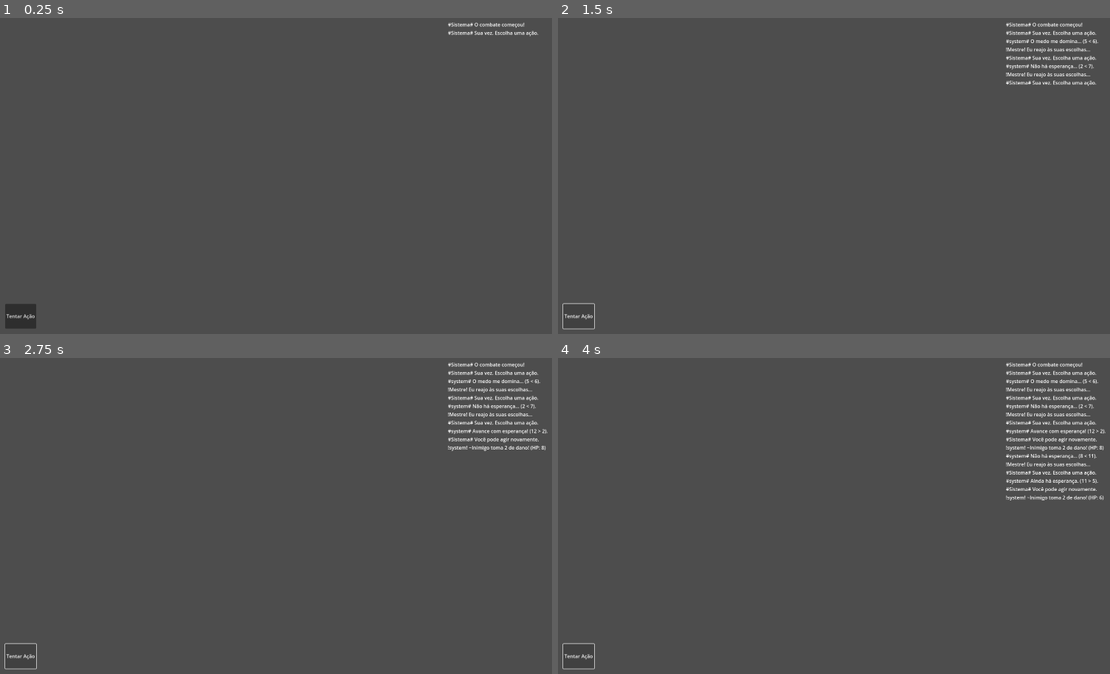
Above: before the commit, frames 1-4 (two rows, left to right).
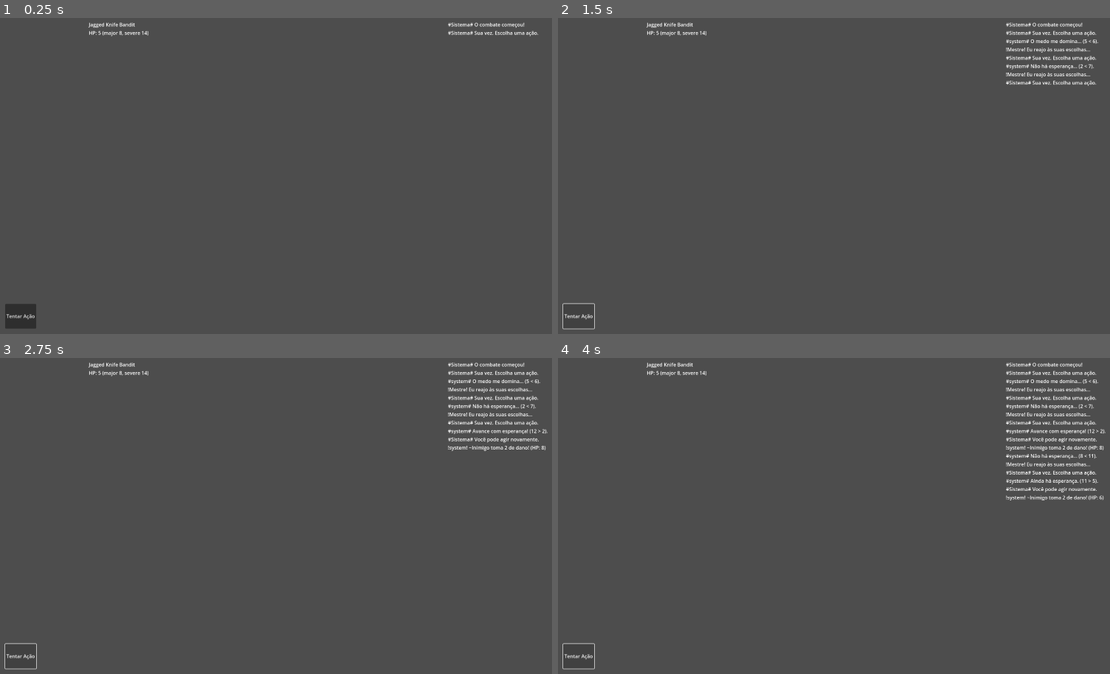
Above: after the commit, the same moments.

Repository: lucsantunes/daggerheart
Game: Godot game, scene res://scenes/CombatScene.tscn
The game is run twice, just before and just after one commit, with the same random seed, the same clock (stepped at 60 frames per second) and the same inputs. The project has no main scene, so this scene is started directly.
Inputs:
- Up to frame 1 (0.25 s): no input
- Up to frame 2 (1.5 s): click "Tentar Ação" at 0.5 s; click "Tentar Ação" at 1.25 s
- Up to frame 3 (2.75 s): click "Tentar Ação" at 2 s
- Up to frame 4 (4 s): tap Enter at 2.75 s; tap L at 2.85, 3.6 s; tap Space at 3.5 s

The runs differ from the first frame. In frame 1, 0.2% of the frame differs, in the area x 16-27%, y 1-6%; in frame 2, 0.2%; in frame 3, 0.2%; in frame 4, 0.2%.

Commit message:
Add monster translation files and CSV import configuration; implement enemy spawning in combat scene for enhanced gameplay dynamics.

Diff:
--- a/scripts/combat_scene.gd
+++ b/scripts/combat_scene.gd
@@ -23,6 +23,9 @@
 	print("[CombatScene] Ready. Signals connected.")
 	# Ensure we start AFTER connections are made
 	turn_manager.start_player_turn()
+
+	# Spawn initial enemy (Bandit)
+	enemy_party.spawn_monster("jagged_knife_bandit")
 
 func _on_player_turn_started() -> void:
 	action_panel.set_buttons_enabled(true)
--- a/scripts/enemy_party.gd
+++ b/scripts/enemy_party.gd
@@ -2,3 +2,11 @@
 
 func _ready():
 	print("[EnemyParty] Ready.")
+
+
+func spawn_monster(monster_id: String) -> Node:
+	var monster := preload("res://scripts/monster_character.gd").new()
+	monster.monster_id = monster_id
+	add_child(monster)
+	print("[EnemyParty] Spawned monster id:", monster_id)
+	return monster
--- /dev/null
+++ b/scripts/monster_character.gd
@@ -0,0 +1,58 @@
+extends VBoxContainer
+
+# Minimal display + state for a monster instance
+@export var monster_id: String = ""
+
+var data: Dictionary = {}
+var current_hp: int = 0
+var current_stress: int = 0
+
+@onready var name_label := Label.new()
+@onready var hp_label := Label.new()
+@onready var database_monsters: Node = get_node("/root/DatabaseMonsters")
+
+func _ready():
+	if monster_id == "":
+		push_warning("[MonsterCharacter] monster_id not set")
+		return
+
+	data = database_monsters.get_monster(monster_id)
+	if data.is_empty():
+		push_error("[MonsterCharacter] Data not found for id: %s" % monster_id)
+		return
+
+	current_hp = data.hp_max
+	current_stress = data.stress_max
+
+	name_label.text = data.name
+	name_label.autowrap_mode = TextServer.AUTOWRAP_WORD_SMART
+	add_child(name_label)
+
+	add_child(hp_label)
+	_refresh_hp_text()
+
+	tooltip_text = _build_tooltip()
+	print("[MonsterCharacter] Spawned:", data.name, " HP:", current_hp)
+
+
+func _refresh_hp_text():
+	var mj: int = int(data.threshold_major)
+	var sv: int = int(data.threshold_severe)
+	hp_label.text = "HP: %d (major %d, severe %d)" % [current_hp, mj, sv]
+
+
+func _build_tooltip() -> String:
+	var parts: Array = []
+	parts.append("Difficulty: %d" % data.difficulty)
+	parts.append("Attack: +%d" % data.attack_bonus)
+	parts.append("Weapon: %s | %s %s" % [data.weapon_name, data.weapon_roll, data.weapon_damage_type])
+	parts.append("Experience: %s +%d" % [data.experience_tag, data.experience_bonus])
+	parts.append("Motives/Tactics: %s" % ", ".join(data.motives_tactics))
+	parts.append("Features: %s" % "; ".join(data.features))
+	return "\n".join(parts)
+
+
+func apply_hp_loss(units: int) -> void:
+	current_hp = max(0, current_hp - units)
+	_refresh_hp_text()
+	print("[MonsterCharacter] %s loses %d HP → %d" % [data.name, units, current_hp])
Binary file added: data/database_monsters.attack.translation
Not shown, added: data/database_monsters.csv.import
Binary file added: data/database_monsters.difficulty.translation
Binary file added: data/database_monsters.experience.translation
Binary file added: data/database_monsters.features.translation
Binary file added: data/database_monsters.hp.translation
Binary file added: data/database_monsters.motives.translation
Binary file added: data/database_monsters.name.translation
Binary file added: data/database_monsters.stress.translation
Binary file added: data/database_monsters.threshold.translation
Binary file added: data/database_monsters.type.translation
Binary file added: data/database_monsters.weapon.translation
(and 4 more such lines)
